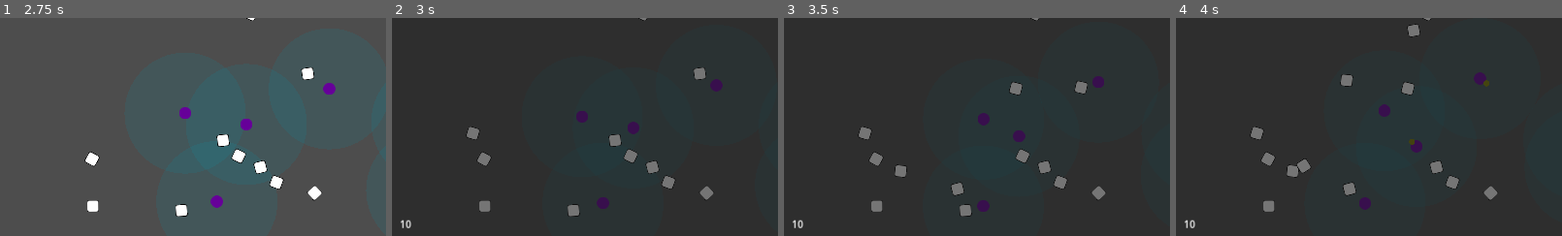
Above: before the commit, frames 1-4 (left to right).
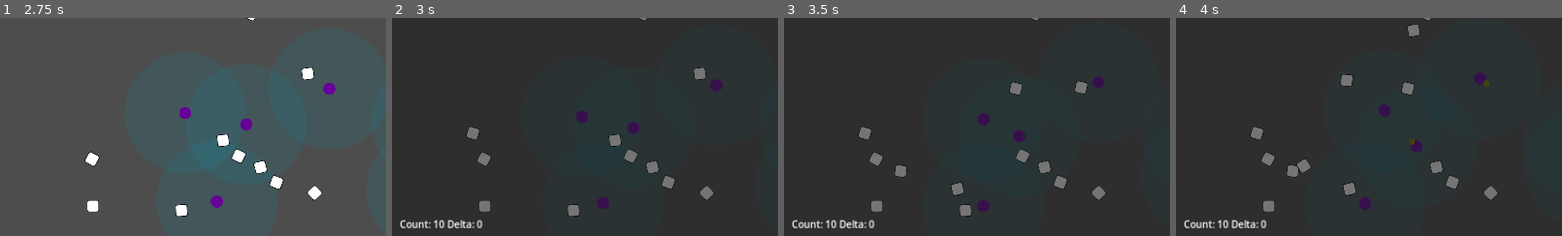
Above: after the commit, the same moments.

Repository: wivest/Natural-Selection
Game: Godot game, scene res://main.tscn
The game is run twice, just before and just after one commit, with the same random seed, the same clock (stepped at 60 frames per second) and the same inputs.
Inputs:
- Up to frame 1 (2.75 s): click "Restart" at 0.5 s; click "Restart" at 1.25 s; click "Restart" at 2 s
- Up to frame 2 (3 s): click "Statistics" at 2.75 s
- Up to frame 3 (3.5 s): no input
- Up to frame 4 (4 s): click "Show all" at 3.5 s
The pictures show only the part of the screen within x 1-51%, y 40-90%; the shares and areas given below are measured in that part.

Frame 1 is identical in both runs. In frame 2, 0.5% of the frame differs, in the area x 2-24%, y 92-97%; in frame 3, 0.5%; in frame 4, 0.5%.

Commit message:
feat: create delta counter

Diff:
--- a/ui/tabs/statistics/population/counter.gd
+++ b/ui/tabs/statistics/population/counter.gd
@@ -1,4 +1,26 @@
 extends Label
 
+@export var step: float = 0.5
+
+var count: int
+
+var _count_delta: int
+var _count_previous: int
+var _time_previous: int
+
+func _ready():
+	count = Creature.count
+	_count_previous = count
+	_count_delta = 0
+	_time_previous = Time.get_ticks_msec()
+
 func _process(_delta):
-	text = str(Creature.count)
+	count = Creature.count
+
+	var time: int = Time.get_ticks_msec()
+	if time - _time_previous > step * 1000:
+		_count_delta = count - _count_previous
+		_count_previous = count
+		_time_previous = time
+
+	text = "Count: %d Delta: %d" % [count, _count_delta]
